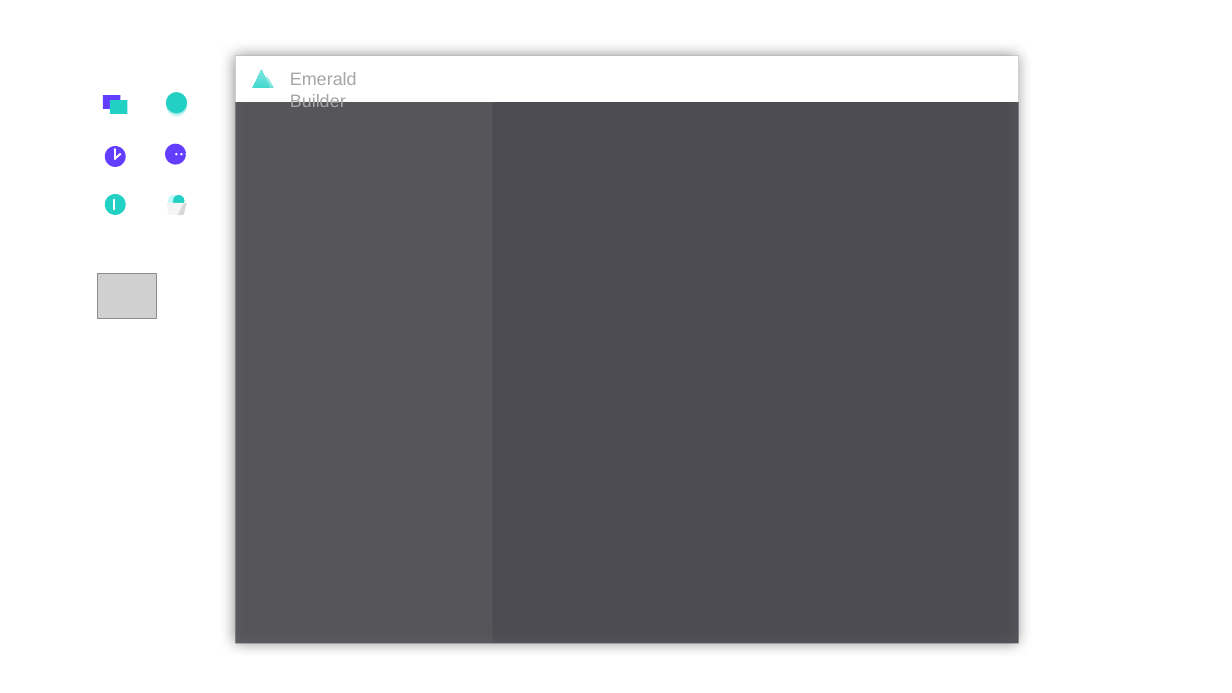
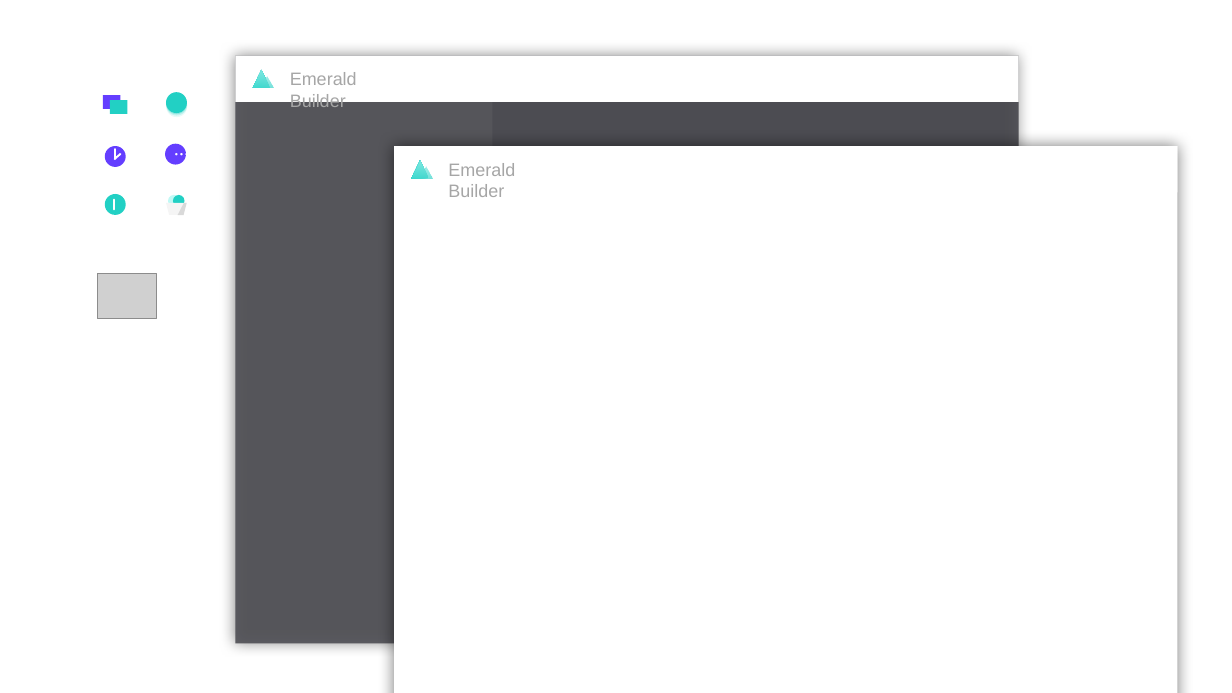
Before and after one commit to buger404/Emerald, a slide deck: slide 6 of UI.pptx. Drawn at 1232x693 pixels with LibreOffice and Linux fonts; fonts in the diff are those of the drawing; grey boxes stand for pictures. Boxes give left, top, right and bottom in pixels: in the first picture for what was removed or moved away, otherwise in the second. Text is boxed around its words. In the diff, an @@ line names an element or a change of style, - is before the commit and + after.

```diff
--- a/UI.pptx
+++ b/UI.pptx
@@ rounded rectangle added at <box>395,146,1178,693</box>, fill #FFFFFF @@
@@ rounded rectangle added at <box>395,146,1178,192</box>, fill #FFFFFF @@
@@ triangle added at <box>411,161,429,178</box>, fill gradient #5FE5DD to #22D0C4 @@
@@ freeform shape added at <box>411,160,433,178</box>, fill gradient #FFFFFF @@
@@ triangle added at <box>420,166,433,178</box>, fill gradient #5FE5DD to #22D0C4 @@
@@ text added at <box>448,163,515,197</box>, 14 pt, text #A6A6A6 @@
+Emerald Builder
```
Also in this commit, not shown: 1 other slide changed, 20 other files.
